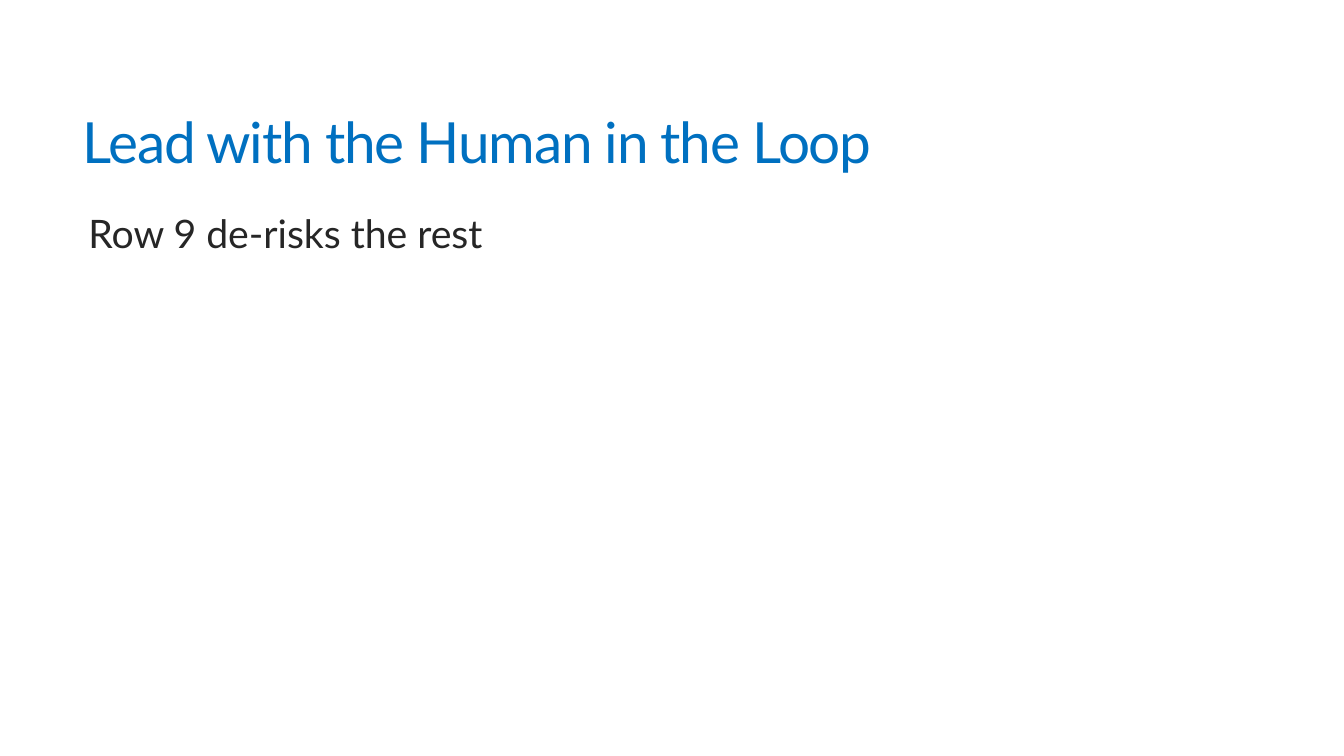
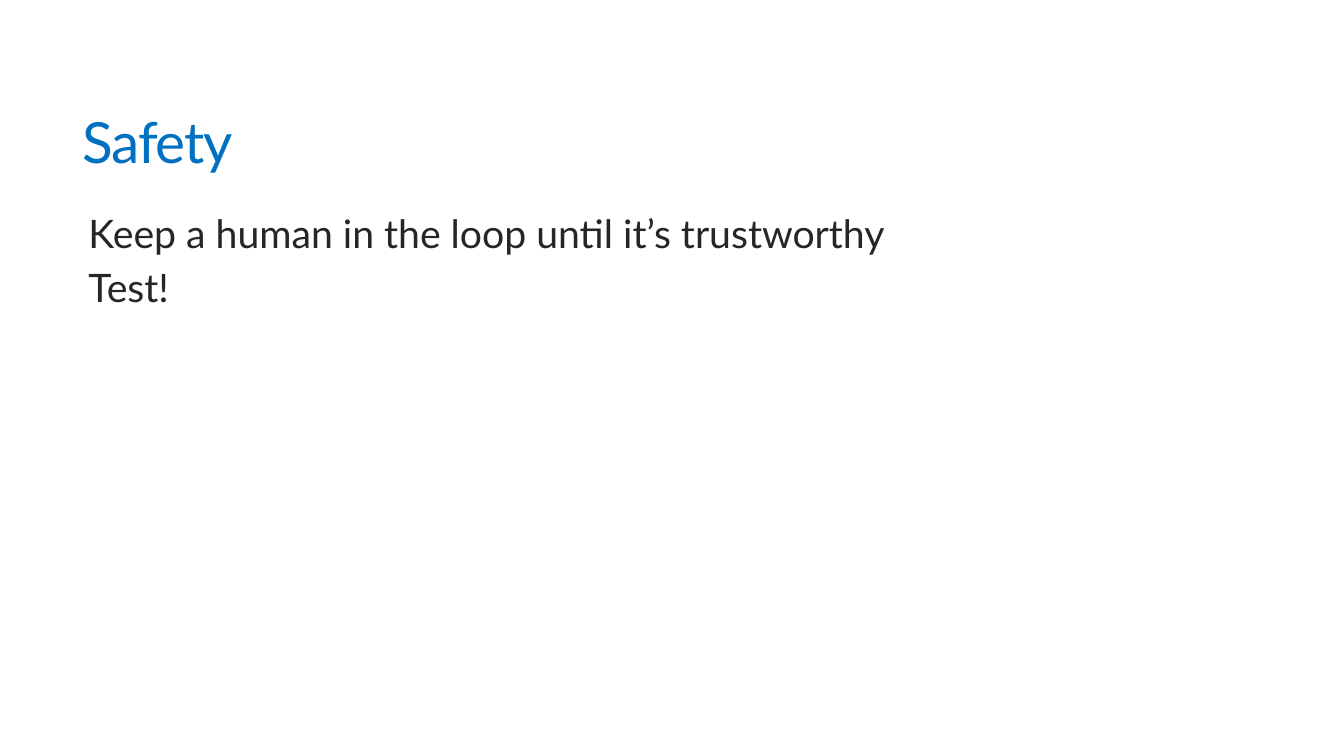
Before and after one commit to trailheadtechnology/10-ai-features-workshop, a slide deck: slide 8 of modules/M5-closing/M5-closing.pptx (slide 26 before the commit). Drawn at 1344x756 pixels with LibreOffice and Linux fonts; fonts in the diff are those of the drawing. Boxes give left, top, right and bottom in pixels: in the first picture for what was removed or moved away, otherwise in the second. Text is boxed around its words. In the diff, an @@ line names an element or a change of style, - is before the commit and + after.

```diff
--- a/modules/M5-closing/M5-closing.pptx
+++ b/modules/M5-closing/M5-closing.pptx
@@ title at box(83, 121, 233, 173): text changed @@
-Lead with the Human in the Loop
+Safety
@@ text at box(88, 218, 885, 303): text changed @@
-  Row 9 de-risks the rest
+  Keep a human in the loop until it’s trustworthy
+  Test!
```
Also in this commit, not shown: 8 other slides changed, 22 slides removed, 9 other files.
